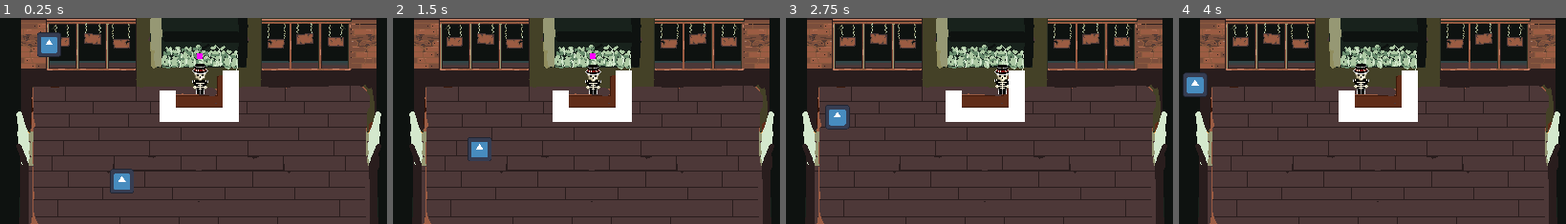
Above: before the commit, frames 1-4 (left to right).
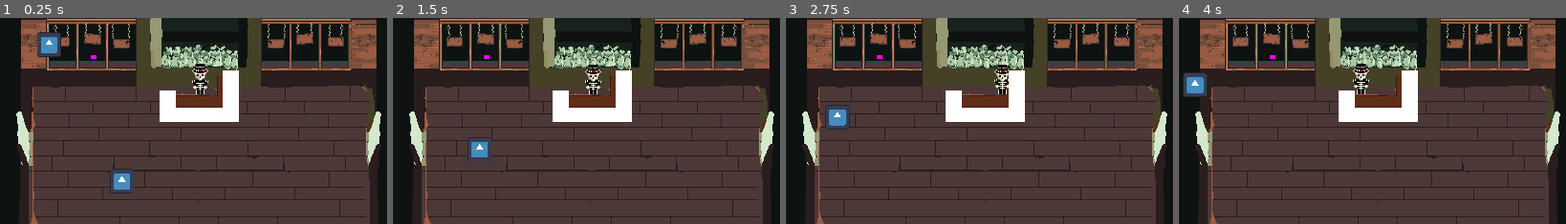
Above: after the commit, the same moments.

Repository: bean-jam/hack-sussex-game-jam-2025
Game: Godot game, scene res://Scenes/test_environment.tscn
The game is run twice, just before and just after one commit, with the same random seed, the same clock (stepped at 60 frames per second) and the same inputs. This scene is started directly instead of the project's main scene. The engine's default icon, where the game draws it, is replaced by a stand-in: a white triangle on a blue panel in a dark square.
Inputs (mouse positions are in pixels of both pictures, inside the frame that each line leads up to):
- Up to frame 1 (0.25 s): no input
- Up to frame 2 (1.5 s): drag from (447, 36) to (509, 176) at 0.52 s; drag from (485, 156) to (571, 162) at 1.27 s
- Up to frame 3 (2.75 s): move the mouse to (1025, 75) at 2.02 s; hold Right (move_right) from 2.03 s (still down); tap D (drop, bound only before the commit) at 2.1 s; tap Space (interact) at 2.3 s
- Up to frame 4 (4 s): release Right (move_right) at 2.75 s; drag from (1357, 162) to (1260, 90) at 2.77 s; move the mouse to (1496, 151) at 3.52 s; hold Left (move_left) from 3.53 s (still down); tap Space (interact) at 3.6 s

The runs differ from the first frame. In frame 1, less than 0.1% of the frame differs, in the area x 23-53%, y 17-20%; in frame 2, less than 0.1%; in frame 3, less than 0.1%; in frame 4, less than 0.1%.

Commit message:
Add the item container
This currently uses strings and eventually needs to use custom resources

Diff:
--- /dev/null
+++ b/Scenes/item_container.tscn
@@ -0,0 +1,19 @@
+[gd_scene load_steps=4 format=3 uid="uid://bonbooj2bn18v"]
+
+[ext_resource type="Script" uid="uid://d2m2ajo4kskwb" path="res://Scripts/ItemContainer.gd" id="1_liojt"]
+
+[sub_resource type="RectangleShape2D" id="RectangleShape2D_4u81j"]
+
+[sub_resource type="PlaceholderTexture2D" id="PlaceholderTexture2D_liojt"]
+
+[node name="ItemContainer" type="StaticBody2D"]
+collision_layer = 16
+collision_mask = 16
+script = ExtResource("1_liojt")
+
+[node name="CollisionShape2D" type="CollisionShape2D" parent="."]
+shape = SubResource("RectangleShape2D_4u81j")
+
+[node name="Sprite2D" type="Sprite2D" parent="."]
+scale = Vector2(5.5, 4.5)
+texture = SubResource("PlaceholderTexture2D_liojt")
--- a/Scenes/player.tscn
+++ b/Scenes/player.tscn
@@ -79,9 +79,11 @@
 shape = SubResource("RectangleShape2D_n7ghd")
 
 [node name="InteractRay" type="RayCast2D" parent="."]
-target_position = Vector2(0, -23)
+target_position = Vector2(0, -38)
+collision_mask = 16
 
 [node name="HeldItemIcon" type="Sprite2D" parent="."]
+visible = false
 position = Vector2(0, -24)
 scale = Vector2(6.75, 6.749997)
 texture = SubResource("PlaceholderTexture2D_cvnsp")
--- a/Scenes/test_environment.tscn
+++ b/Scenes/test_environment.tscn
@@ -1,9 +1,10 @@
-[gd_scene load_steps=5 format=3 uid="uid://cbkr5iw26j277"]
+[gd_scene load_steps=6 format=3 uid="uid://cbkr5iw26j277"]
 
 [ext_resource type="PackedScene" uid="uid://bqn65togivj2c" path="res://Scenes/player.tscn" id="1_ovar5"]
 [ext_resource type="PackedScene" uid="uid://hsoeols25sni" path="res://Scenes/enemy.tscn" id="2_k0r8c"]
 [ext_resource type="PackedScene" path="res://Scenes/desk.tscn" id="3_ncdvc"]
 [ext_resource type="Texture2D" uid="uid://dqcsvp5wnx27r" path="res://Assets/Environment/ENVIRO.png" id="4_k0r8c"]
+[ext_resource type="PackedScene" uid="uid://bonbooj2bn18v" path="res://Scenes/item_container.tscn" id="5_ncdvc"]
 
 [node name="test-environment" type="Node2D"]
 
@@ -22,3 +23,6 @@
 
 [node name="Desk" parent="." instance=ExtResource("3_ncdvc")]
 position = Vector2(167, 55)
+
+[node name="ItemContainer" parent="." instance=ExtResource("5_ncdvc")]
+position = Vector2(98, 41)
--- /dev/null
+++ b/Scripts/ItemContainer.gd
@@ -0,0 +1,11 @@
+extends StaticBody2D
+
+# CHANGE THIS per object in the Inspector (e.g., "Frog", "Rat", "Cards")
+@export var item_name: String = "Rat"
+
+func interact(player):
+	# Only give item if player hands are empty
+	if player.held_item == "":
+		player.pickup(item_name)
+	else:
+		print("Player hands are full!")
--- a/project.godot
+++ b/project.godot
@@ -63,7 +63,7 @@
 }
 drop={
 "deadzone": 0.2,
-"events": [Object(InputEventKey,"resource_local_to_scene":fa …(140 unchanged characters)… d":false,"keycode":0,"physical_keycode":68,"key_label":0,"unicode":100,"location":0,"echo":false,"script":null)
+"events": [Object(InputEventKey,"resource_local_to_scene":fa …(140 unchanged characters)… d":false,"keycode":0,"physical_keycode":88,"key_label":0,"unicode":120,"location":0,"echo":false,"script":null)
 ]
 }
 
Not shown, added: Scripts/ItemContainer.gd.uid
